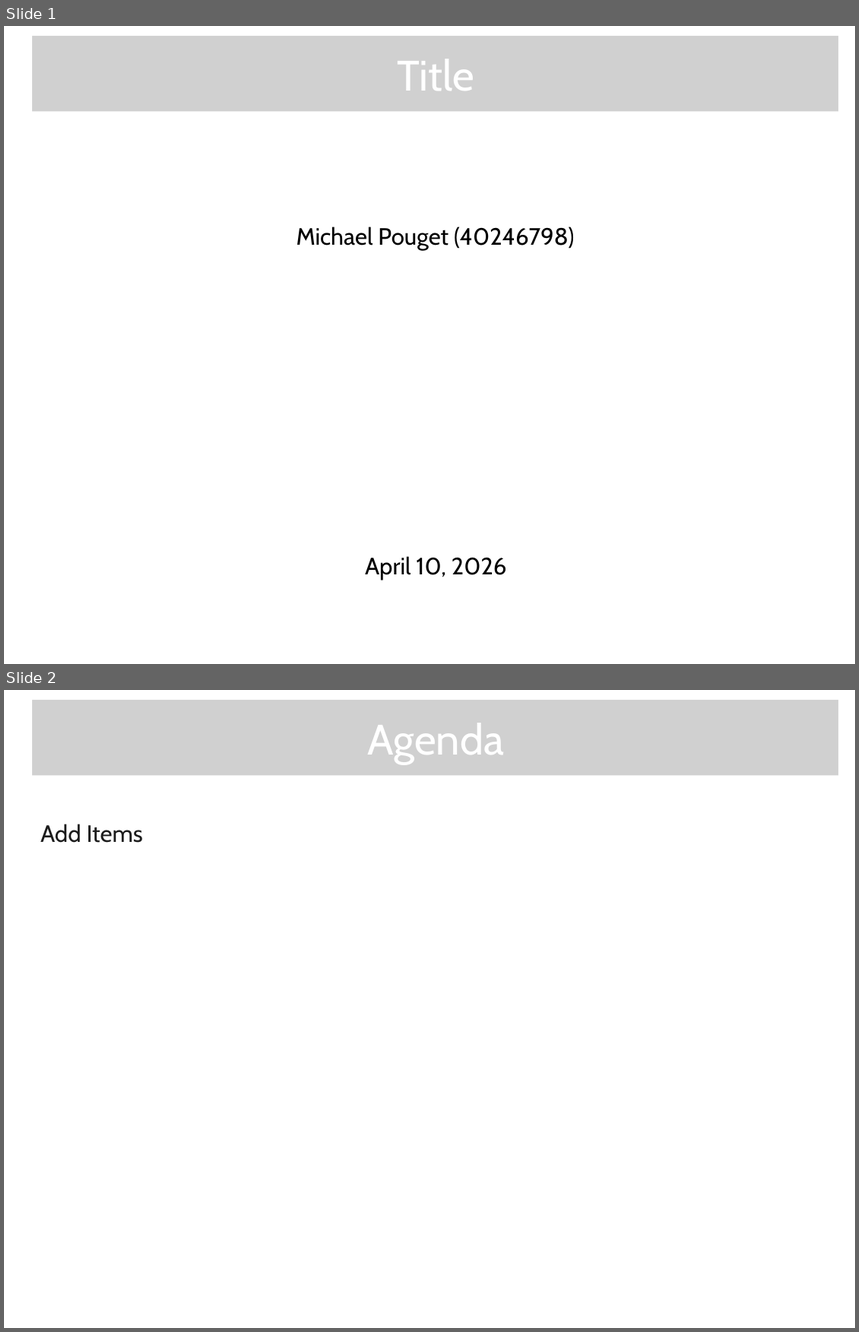
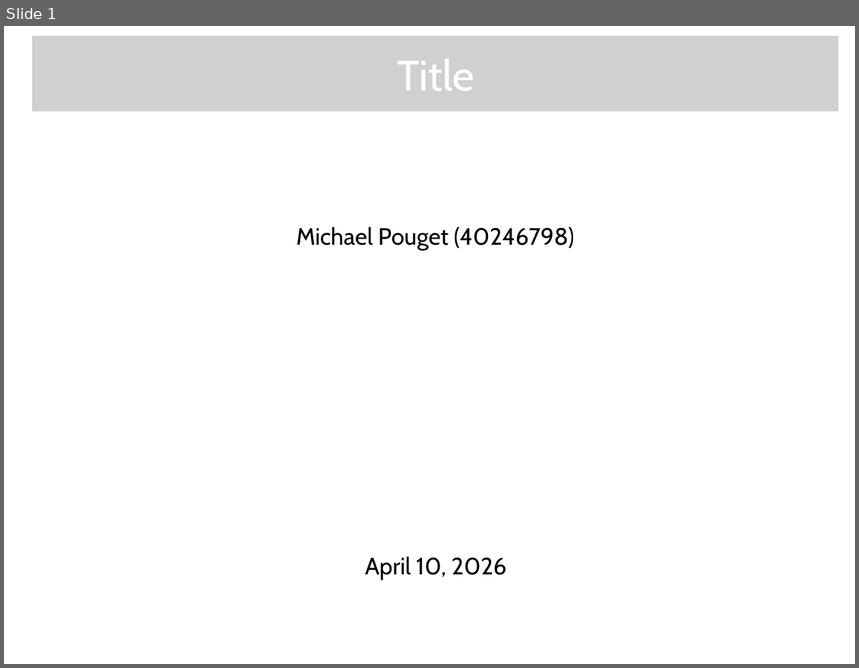
Before and after one commit to Mikachupichu/central-banking-expert-system, a slide deck: A-D2.pptx. Shown one above the other, each under a label of ours: slides 1 and 2 before the commit, slide 1 after it. The pictures are 859x1332 and 859x668 pixels, drawn with LibreOffice and Linux fonts; fonts in the diff are those of the drawing; grey boxes stand for pictures; background and template pictures are left out. Boxes give left, top, right and bottom in pixels: in the first picture for what was removed or moved away, otherwise in the second. Text is boxed around its words. In the diff, an @@ line names an element or a change of style, - is before the commit and + after.

```diff
--- a/A-D2.pptx
+++ b/A-D2.pptx
@@ slide 2 removed at bbox=[4, 690, 855, 1328], background picture (left out) @@
@@ picture removed at bbox=[32, 699, 838, 775] @@
@@ text removed at bbox=[367, 723, 504, 764] @@
-Agenda
@@ text removed at bbox=[40, 824, 143, 843] @@
-Add Items
```
Also in this commit, not shown: 3 slides changed, 3 slides added, 1 other slide removed, 1 other file.
